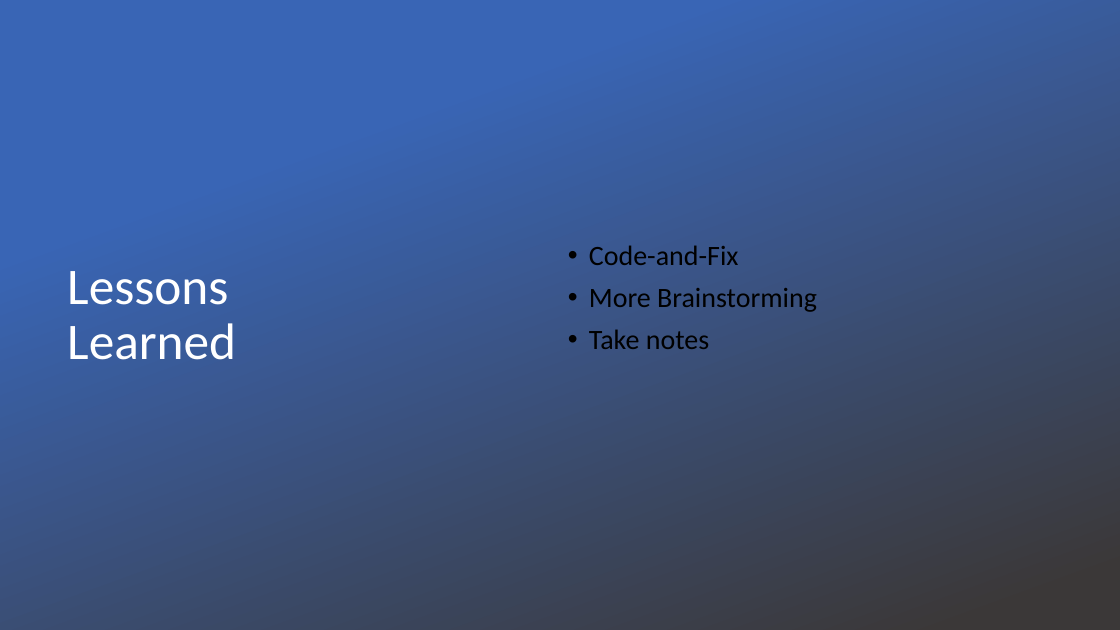
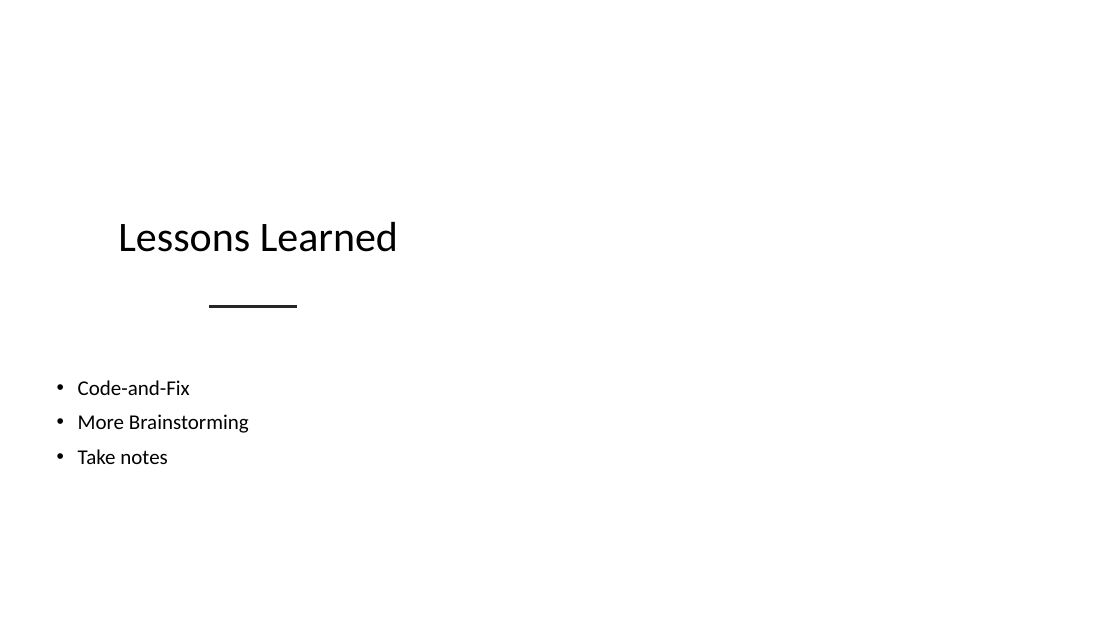
Before and after one commit to mpas97/LEDtrix, a slide deck: slide 7 of Bericht/Presentation.pptx (slide 6 before the commit). Drawn at 1120x630 pixels with LibreOffice and Linux fonts; fonts in the diff are those of the drawing; background and template pictures are left out. Boxes give left, top, right and bottom in pixels: in the first picture for what was removed or moved away, otherwise in the second. Text is boxed around its words. In the diff, an @@ line names an element or a change of style, - is before the commit and + after.

```diff
--- a/Bericht/Presentation.pptx
+++ b/Bericht/Presentation.pptx
@@ rectangle removed at box(0, 0, 1120, 630) @@
@@ freeform shape added at box(0, 92, 553, 630), fill #FFFFFF at 75% opacity @@
@@ title "Lessons Learned": place and size @@
-title "Lessons Learned" at box(67, 271, 236, 360)
+title "Lessons Learned" at box(118, 222, 398, 252)
@@ title "Lessons Learned" at box(118, 222, 398, 252): size 44 to 36 pt, text colour #FFFFFF to #000000; alignment left to centre @@
@@ text "Code-and-Fix": place and size @@
-text "Code-and-Fix" at box(589, 245, 817, 349)
+text "Code-and-Fix" at box(78, 380, 249, 464)
@@ text "Code-and-Fix" at box(78, 380, 249, 464): size 24 to 18 pt @@
@@ line added from (210, 307) to (296, 307), #262626 2 pt @@
```
Also in this commit, not shown: 6 other slides changed, 1 slide added, 7 other files.
